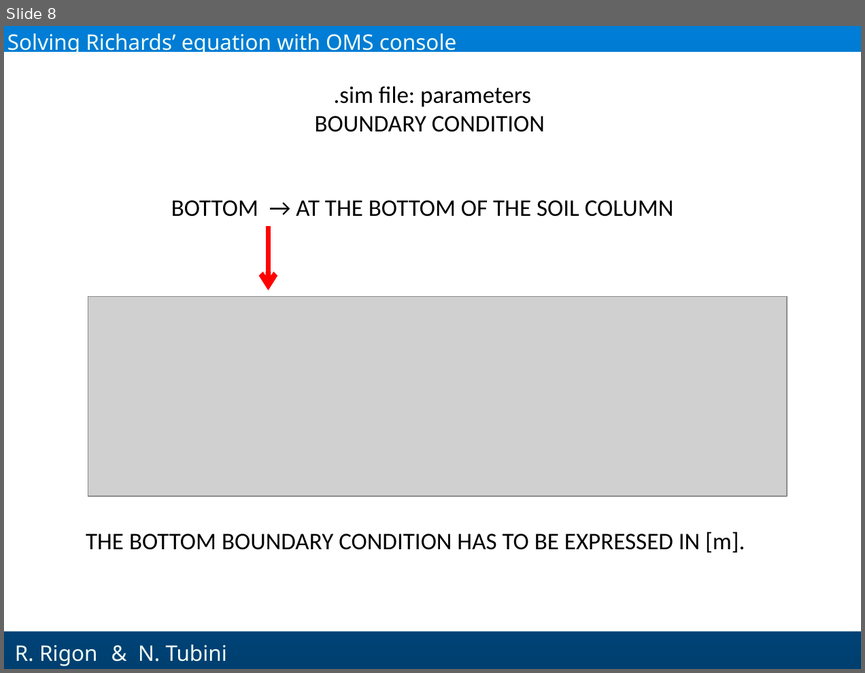
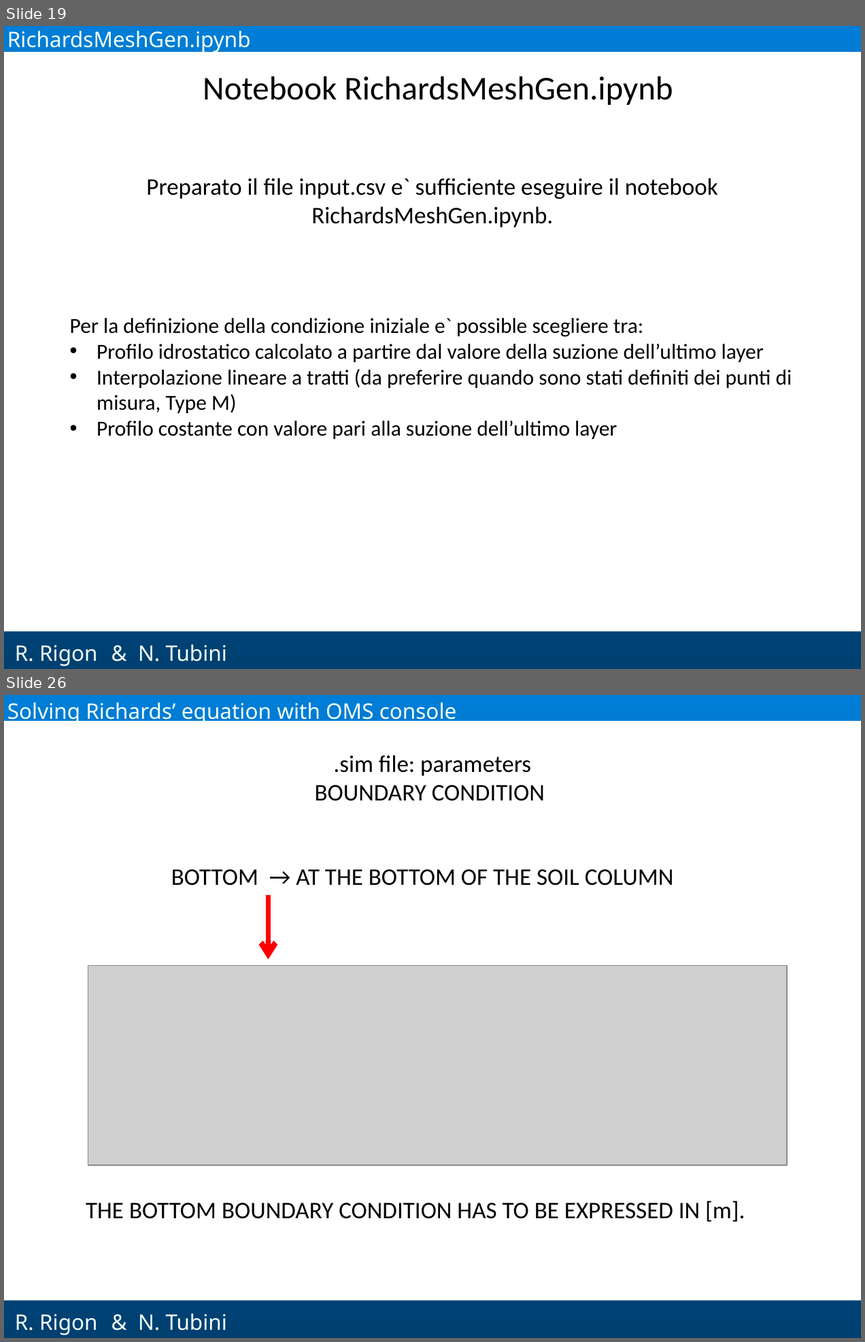
Before and after one commit to GEOframeOMSProjects/OMS_Project_Richards1D, a slide deck: Materials/Richards_English.pptx. Shown one above the other, each under a label of ours: slide 8 before the commit, slides 19 and 26 after it; the slides between them are not shown. The pictures are 865x673 and 865x1342 pixels, drawn with LibreOffice and Linux fonts; fonts in the diff are those of the drawing; grey boxes stand for pictures; background and template pictures are left out. Boxes give left, top, right and bottom in pixels: in the first picture for what was removed or moved away, otherwise in the second. Text is boxed around its words. In the diff, an @@ line names an element or a change of style, - is before the commit and + after.

```diff
--- a/Materials/Richards_English.pptx
+++ b/Materials/Richards_English.pptx
@@ slide 19 added at [4,26,861,669], background gradient #007DD6 to #004071; not listed: 2 template elements that a slide beside it also shows @@
@@ text added at [7,31,251,53], 18 pt, text #F1FEF6 @@
+RichardsMeshGen.ipynb
@@ text added at [203,76,672,105], 28 pt, text #000000 @@
+Notebook RichardsMeshGen.ipynb
@@ text added at [146,178,718,227], 20 pt, text #000000 @@
+Preparato il file input.csv e` sufficiente eseguire il notebook RichardsMeshGen.ipynb.
@@ text added at [70,318,792,439], 18 pt, text #000000 @@
+Per la definizione della condizione iniziale e` possible scegliere tra:
+• Profilo idrostatico calcolato a partire dal valore della suzione dell’ultimo layer
+• Interpolazione lineare a tratti (da preferire quando sono stati definiti dei punti di misura, Type M)
+• Profilo costante con valore pari alla suzione dell’ultimo layer
@@ text added at [138,644,227,661], 18 pt, text #F1FEF6 @@
+& N. Tubini
@@ what was slide 8 is now slide 26 @@
```
Also in this commit, not shown: 13 slides changed, 25 other slides added, 20 slides removed.
